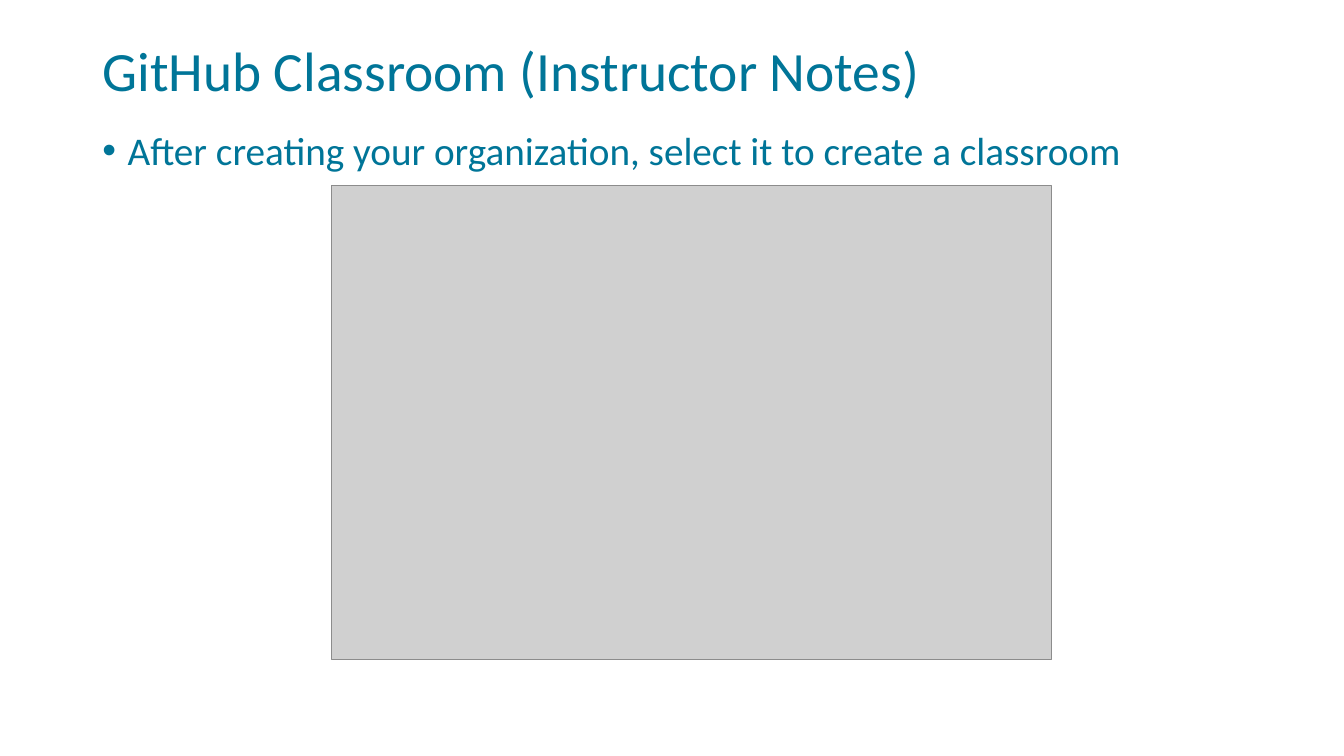
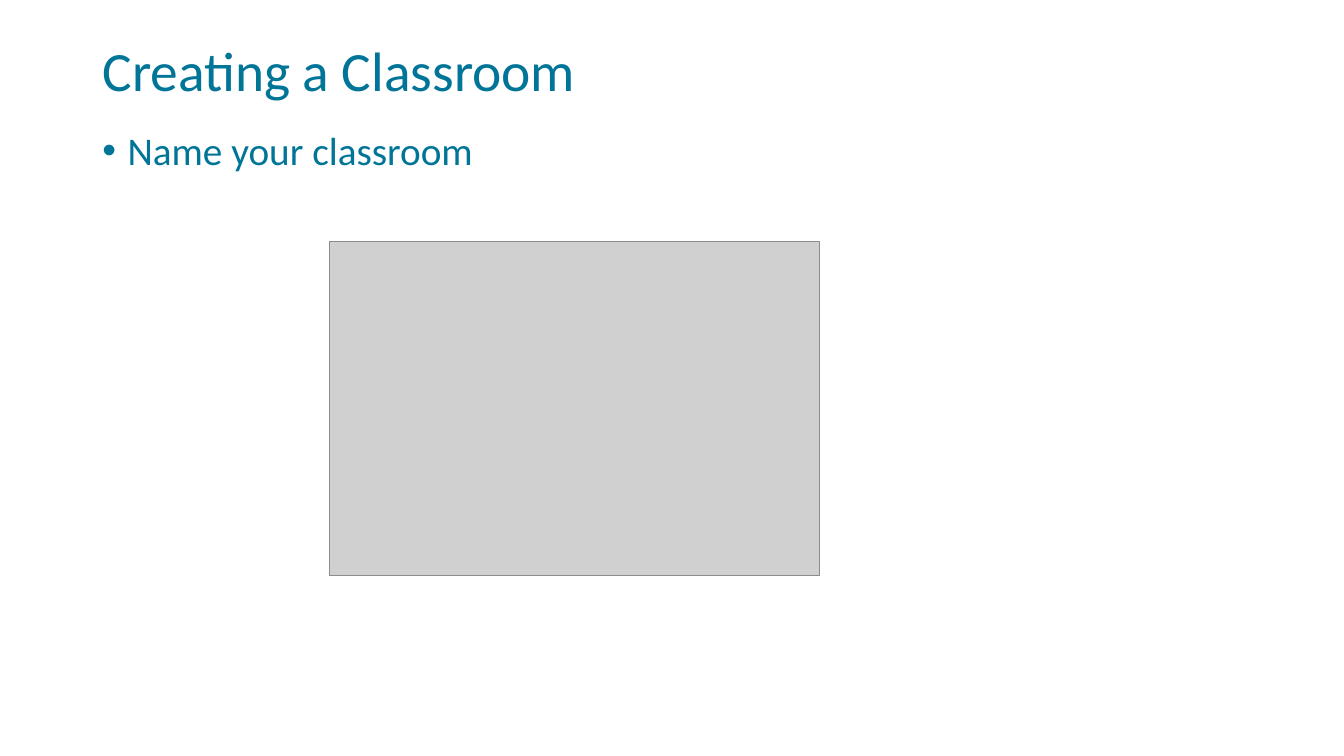
Before and after one commit to FSCJ-FacultyDev/HITEC2023, a slide deck: slide 10 of GitHubClassroom-Instructor.pptx (slide 7 before the commit). Drawn at 1344x756 pixels with LibreOffice and Linux fonts; fonts in the diff are those of the drawing; grey boxes stand for pictures; background and template pictures are left out. Boxes give left, top, right and bottom in pixels: in the first picture for what was removed or moved away, otherwise in the second. Text is boxed around its words. In the diff, an @@ line names an element or a change of style, - is before the commit and + after.

Commit message:
updated images"

```diff
--- a/GitHubClassroom-Instructor.pptx
+++ b/GitHubClassroom-Instructor.pptx
@@ title at [102, 52, 575, 101]: text changed @@
-GitHub Classroom (Instructor Notes)
+Creating a Classroom
@@ text at [128, 137, 472, 172]: text changed @@
-• After creating your organization, select it to create a classroom
+• Name your classroom
@@ picture removed at [332, 186, 1052, 659] @@
@@ picture added at [330, 242, 820, 576] @@
```
Also in this commit, not shown: 11 other slides changed, 13 slides added, 2 slides removed.
